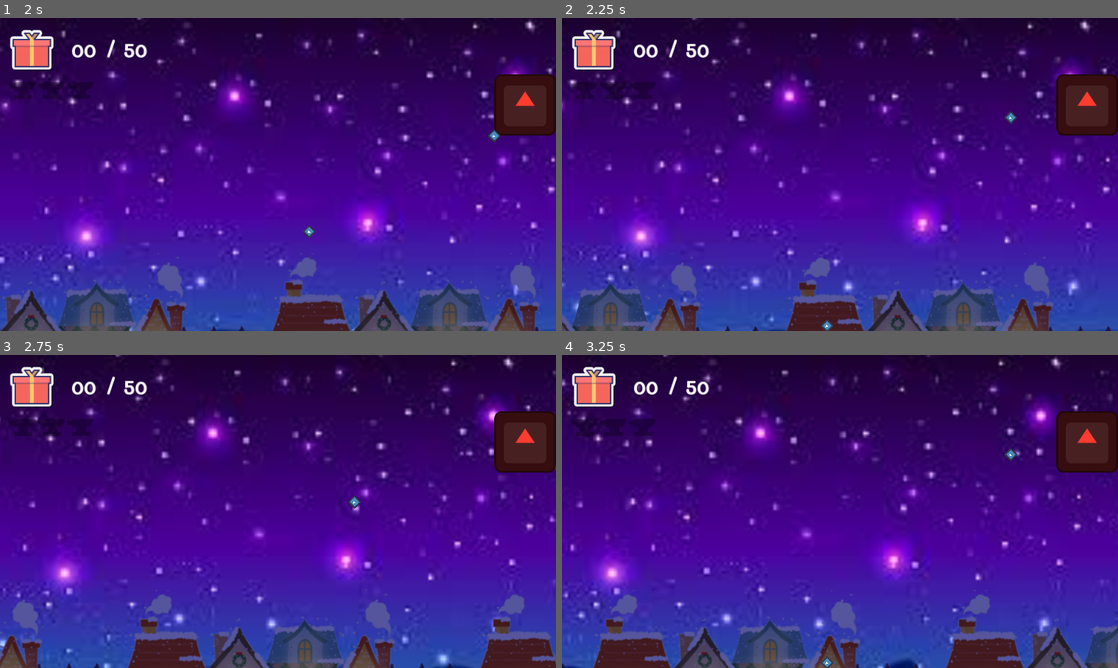
Above: before the commit, frames 1-4 (two rows, left to right).
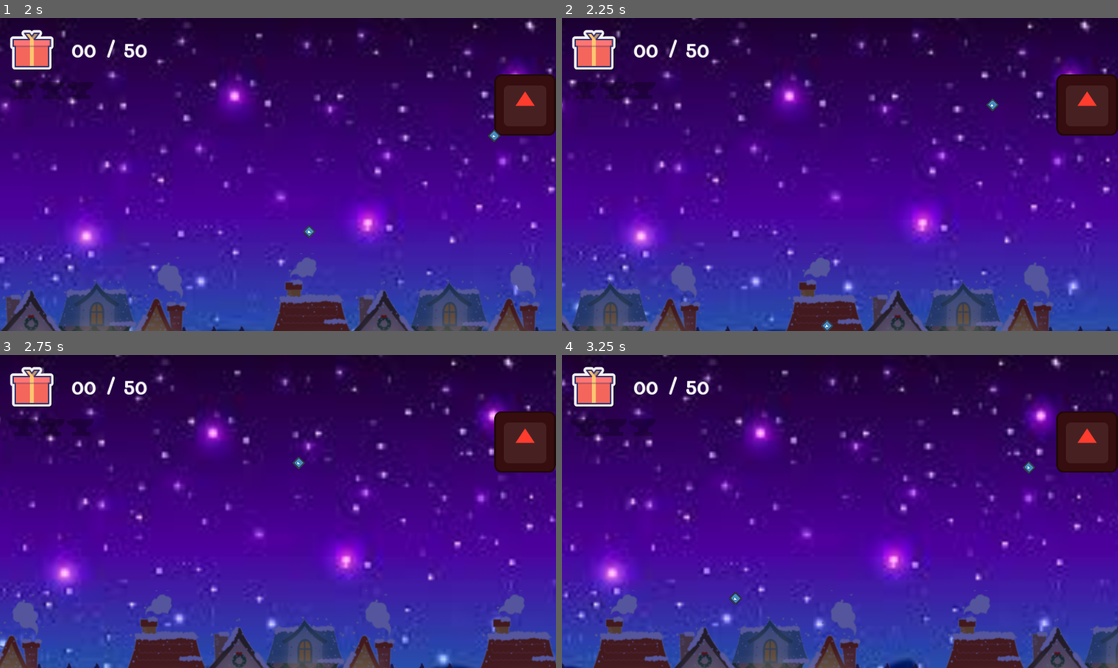
Above: after the commit, the same moments.

Repository: DfindWox/TGD-Jame-Gam-Christmas-Edition
Game: Godot game, scene res://scenes/levels/test.tscn
Two runs of this game, one before a commit and one after it. Both use one fixed random seed, a clock stepped at 60 frames per second and the inputs below. The engine's default icon, where the game draws it, is replaced by a stand-in: a white triangle on a blue panel in a dark square.
Inputs:
- Up to frame 1 (2 s): hold Right (move_right) 0.53-1.28 s; hold Shift (fever) 0.53-1.28 s; hold Down (move_down) from 1.28 s (still down); tap Shift (fever) at 1.35 s
- Up to frame 2 (2.25 s): release Down (move_down) at 2.03 s; hold Right (move_right) from 2.03 s (still down); hold Shift (fever) from 2.03 s (still down)
- Up to frame 3 (2.75 s): keep holding Right (move_right); keep holding Shift (fever)
- Up to frame 4 (3.25 s): release Right (move_right) at 2.78 s; release Shift (fever) at 2.78 s; hold Up (move_up) from 2.78 s (still down); tap Shift (fever) at 2.85 s

Frame 1 is identical in both runs. In frame 2, 0.1% of the frame differs, in the area x 76-82%, y 25-34%; in frame 3, 0.1%; in frame 4, 0.2%, in the area x 30-86%, y 29-100%.

Commit message:
different bullet angles

Diff:
--- a/src/Villain.gd
+++ b/src/Villain.gd
@@ -2,13 +2,23 @@
 
 
 var bullet = preload("res://scenes/bullet.tscn")
+var alternate_bullet = 1
 
 func _physics_process(delta):
 	pass
 
 
+func _on_timer_timeout():
+	match alternate_bullet:
+		1:
+			shoot_bullet_1()
+		2:
+			shoot_bullet_2()
+		3:
+			shoot_bullet_3()
 
-func _on_timer_timeout():
+
+func shoot_bullet_1():
 	var inst_bullet : RigidBody2D = bullet.instantiate()
 	inst_bullet.global_position = $Marker2D.global_position
 
@@ -16,3 +26,28 @@
 	inst_bullet.apply_central_impulse(Vector2.from_angle(deg_to_rad(215)) * 500)
 
 	get_tree().current_scene.add_child(inst_bullet)
+
+	alternate_bullet += 1
+
+
+func shoot_bullet_2():
+	var inst_bullet : RigidBody2D = bullet.instantiate()
+	inst_bullet.global_position = $Marker2D.global_position
+
+	# Apply Force
+	inst_bullet.apply_central_impulse(Vector2.from_angle(deg_to_rad(215)) * 700)
+
+	get_tree().current_scene.add_child(inst_bullet)
+
+	alternate_bullet += 1
+
+func shoot_bullet_3():
+	var inst_bullet : RigidBody2D = bullet.instantiate()
+	inst_bullet.global_position = $Marker2D.global_position
+
+	# Apply Force
+	inst_bullet.apply_central_impulse(Vector2.from_angle(deg_to_rad(215)) * 300)
+
+	get_tree().current_scene.add_child(inst_bullet)
+
+	alternate_bullet = 1
